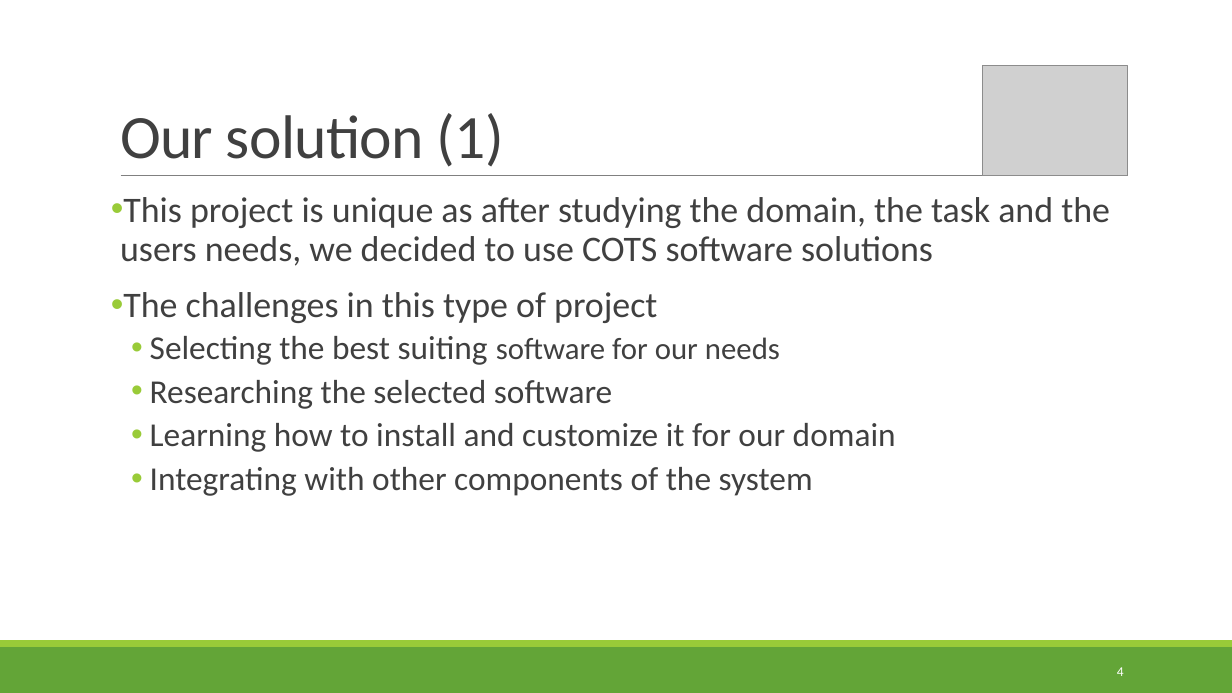
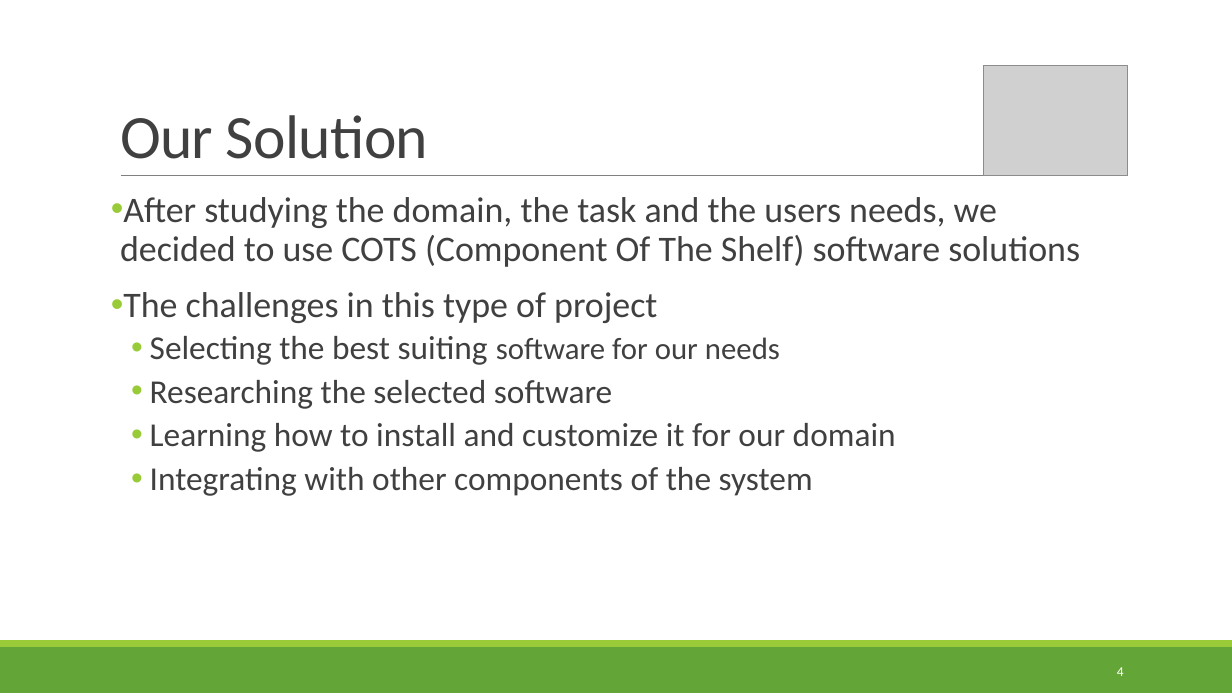
Before and after one commit to TechnionTDK/jbs-ir, a slide deck: slide 4 of Jewish Bookshelf IR System.pptx. Drawn at 1232x693 pixels with LibreOffice and Linux fonts; fonts in the diff are those of the drawing; grey boxes stand for pictures. Boxes give left, top, right and bottom in pixels: in the first picture for what was removed or moved away, otherwise in the second. Text is boxed around its words. In the diff, an @@ line names an element or a change of style, - is before the commit and + after.

```diff
--- a/Jewish Bookshelf IR System.pptx
+++ b/Jewish Bookshelf IR System.pptx
@@ title at [120,115,428,159]: text changed @@
-Our solution (1)
+Our Solution
@@ text at [120,197,1080,267]: text changed @@
-• This project is unique as after studying the domain, the task and the users needs, we decided to use COTS software solutions
+• After studying the domain, the task and the users needs, we decided to use COTS (Component Of The Shelf) software solutions
```
Also in this commit, not shown: 9 other slides changed.
